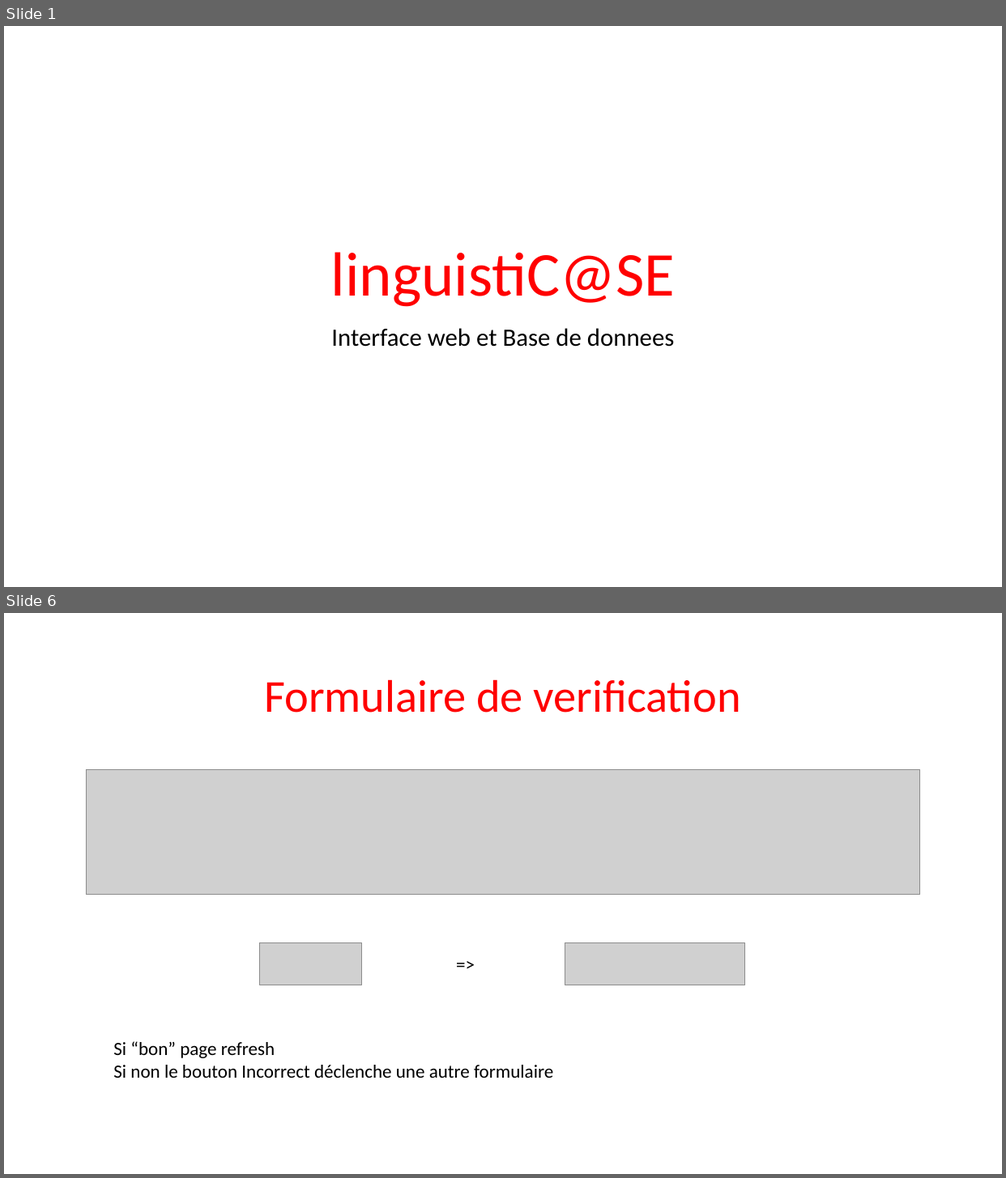
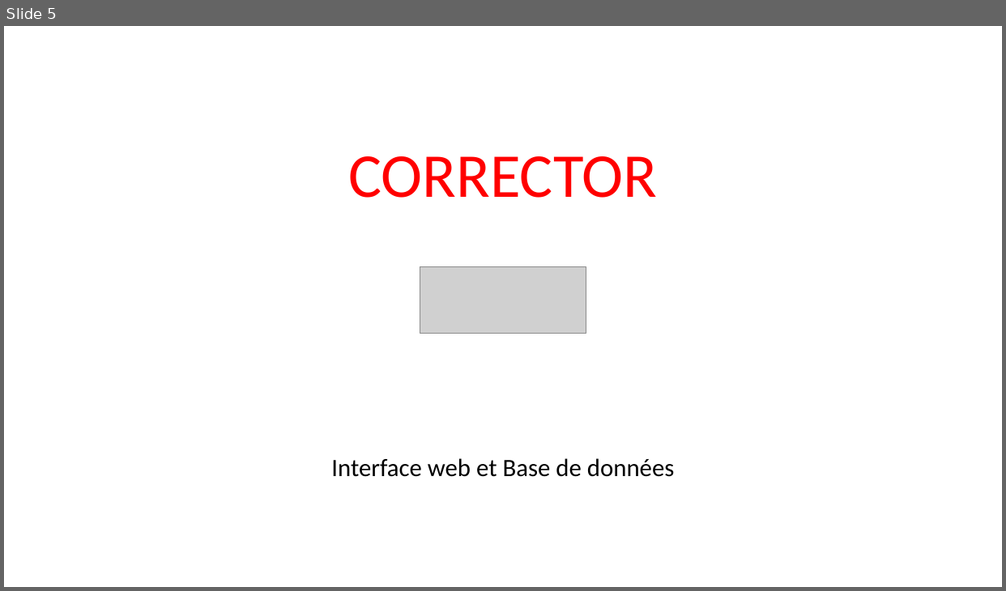
Before and after one commit to Sle3pingForest/StageL3, a slide deck: RapportNam/Nouveau Microsoft PowerPoint Presentation.pptx. Shown one above the other, each under a label of ours: slides 1 and 6 before the commit, slide 5 after it; the slides between them are not shown. The pictures are 1006x1178 and 1006x591 pixels, drawn with LibreOffice and Linux fonts; fonts in the diff are those of the drawing; grey boxes stand for pictures. Boxes give left, top, right and bottom in pixels: in the first picture for what was removed or moved away, otherwise in the second. Text is boxed around its words. In the diff, an @@ line names an element or a change of style, - is before the commit and + after.

```diff
--- a/RapportNam/Nouveau Microsoft PowerPoint Presentation.pptx
+++ b/RapportNam/Nouveau Microsoft PowerPoint Presentation.pptx
@@ slide 6 removed at box(4, 613, 1002, 1174), background #FFFFFF @@
@@ title removed at box(264, 679, 741, 713) @@
-Formulaire de verification
@@ picture removed at box(86, 770, 920, 895) @@
@@ picture removed at box(260, 943, 362, 985) @@
@@ text removed at box(385, 949, 543, 979) @@
-=>
@@ picture removed at box(565, 943, 745, 985) @@
@@ text removed at box(113, 1041, 553, 1078) @@
-Si “bon” page refresh
-Si non le bouton Incorrect déclenche une autre formulaire
@@ what was slide 1 is now slide 5 @@
@@ slide 5 changed as well @@
@@ title at box(348, 156, 657, 198): text changed @@
-linguistiC@SE
+CORRECTOR
@@ picture added at box(420, 267, 586, 334) @@
@@ subtitle at box(331, 459, 674, 477): text changed @@
-Interface web et Base de donnees
+Interface web et Base de données
```
Also in this commit, not shown: 5 other slides changed, 7 slides added, 3 other slides removed, 4 other files.
